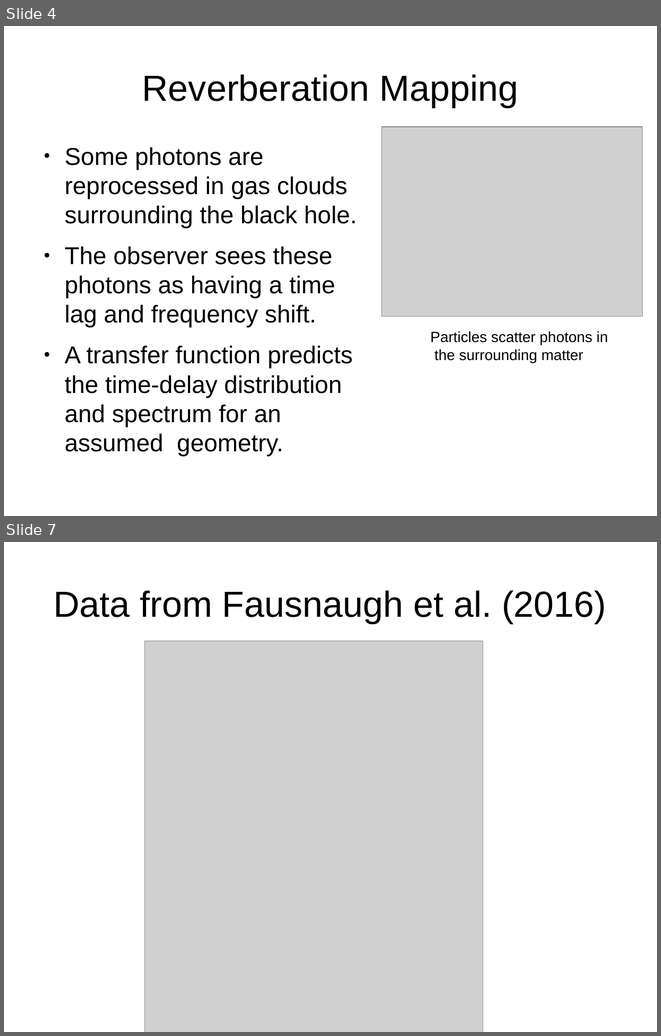
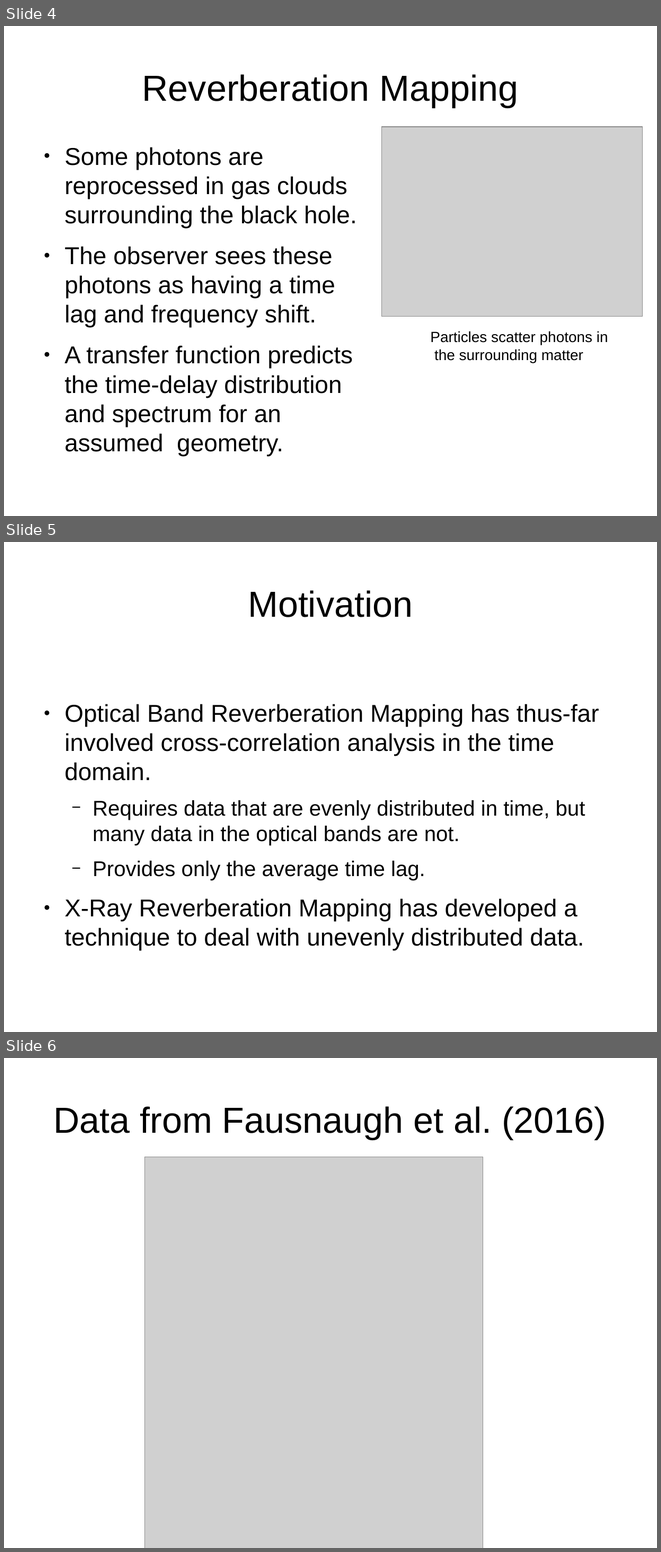
Before and after one commit to othocaes/fourier-agn, a slide deck: pres/intro.odp. Shown one above the other, each under a label of ours: slides 4 and 7 before the commit, slides 4, 5 and 6 after it; the slides between them are not shown. The pictures are 661x1036 and 661x1552 pixels, drawn with LibreOffice and Linux fonts; fonts in the diff are those of the drawing; grey boxes stand for pictures. Boxes give left, top, right and bottom in pixels: in the first picture for what was removed or moved away, otherwise in the second. Text is boxed around its words. In the diff, an @@ line names an element or a change of style, - is before the commit and + after.

```diff
--- a/pres/intro.odp
+++ b/pres/intro.odp
@@ slide 5 added at (x1=4, y1=542, x2=657, y2=1032), background #FFFFFF @@
@@ title added at (x1=248, y1=590, x2=413, y2=617), 44 pt, text #000000 @@
+Motivation
@@ text added at (x1=64, y1=704, x2=599, y2=950), 29.6 pt, text #000000 @@
+● Optical Band Reverberation Mapping has thus-far involved cross-correlation analysis in the time domain.
+  − Requires data that are evenly distributed in time, but many data in the optical bands are not.
+  − Provides only the average time lag.
+● X-Ray Reverberation Mapping has developed a technique to deal with unevenly distributed data.
@@ what was slide 7 is now slide 6 @@
```
Also in this commit, not shown: 1 slide changed.
